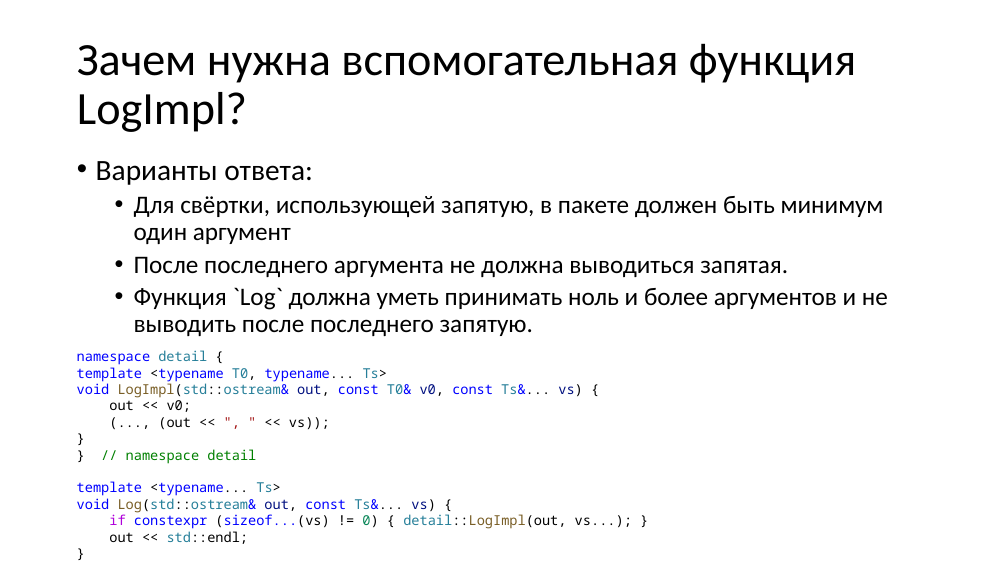
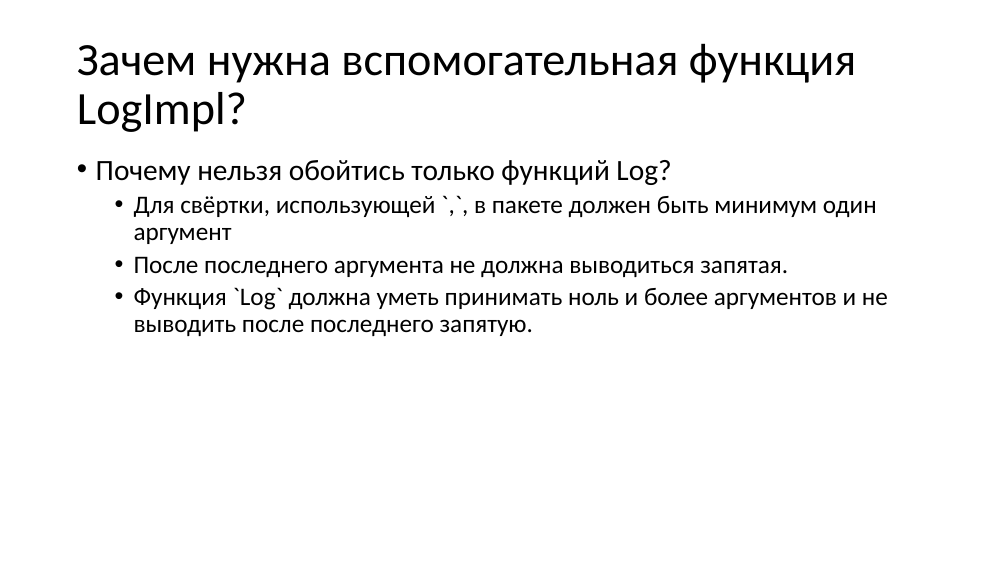
Before and after one commit to alexey-malov/oop, a slide deck: slide 92 of lectures/06/Обобщенное программирование, шаблоны.pptx (slide 93 before the commit). Drawn at 1008x567 pixels with LibreOffice and Linux fonts; fonts in the diff are those of the drawing. Boxes give left, top, right and bottom in pixels: in the first picture for what was removed or moved away, otherwise in the second. Text is boxed around its words. In the diff, an @@ line names an element or a change of style, - is before the commit and + after.

```diff
--- a/lectures/06/Обобщенное программирование, шаблоны.pptx
+++ b/lectures/06/Обобщенное программирование, шаблоны.pptx
@@ text at (x1=96, y1=160, x2=877, y2=244): text changed @@
-• Варианты ответа:
-  • Для свёртки, использующей запятую, в пакете должен быть минимум один аргумент
+• Почему нельзя обойтись только функций Log?
+  • Для свёртки, использующей `,`, в пакете должен быть минимум один аргумент
@@ text removed at (x1=77, y1=350, x2=632, y2=544) @@
-namespace detail {
-template <typename T0, typename... Ts>
-void LogImpl(std::ostream& out, const T0& v0, const Ts&... vs) {
-out << v0;
-(..., (out << ", " << vs));
-}
-} // namespace detail
-template <typename... Ts>
-void Log(std::ostream& out, const Ts&... vs) {
-if constexpr (sizeof...(vs) != 0) { detail::LogImpl(out, vs...); }
-out << std::endl;
-}
```
Also in this commit, not shown: 15 other slides changed, 4 slides added, 5 slides removed, 6 other files.
